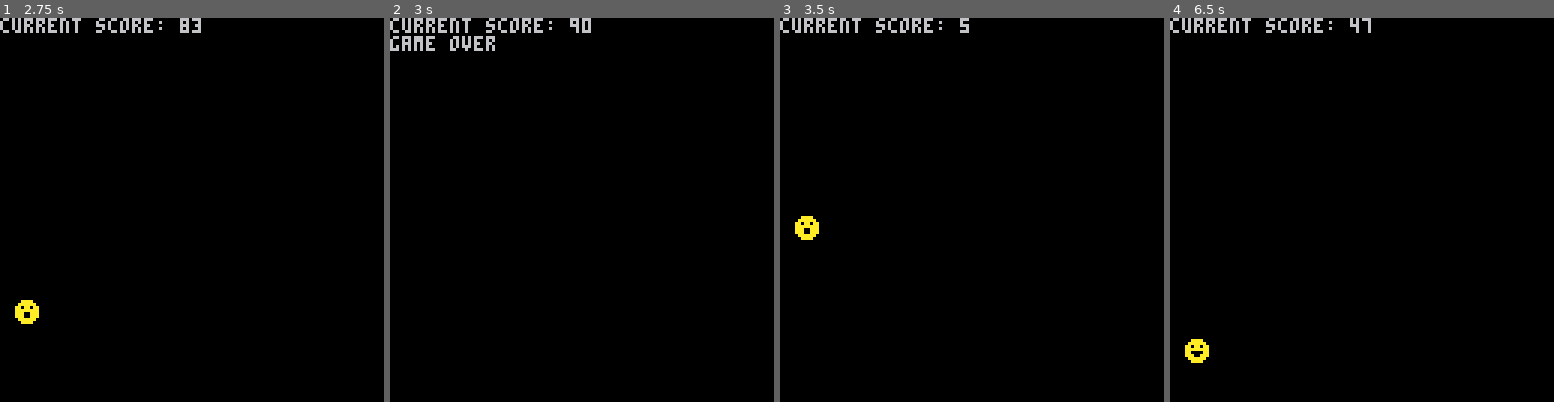
Above: before the commit, frames 1-4 (left to right).
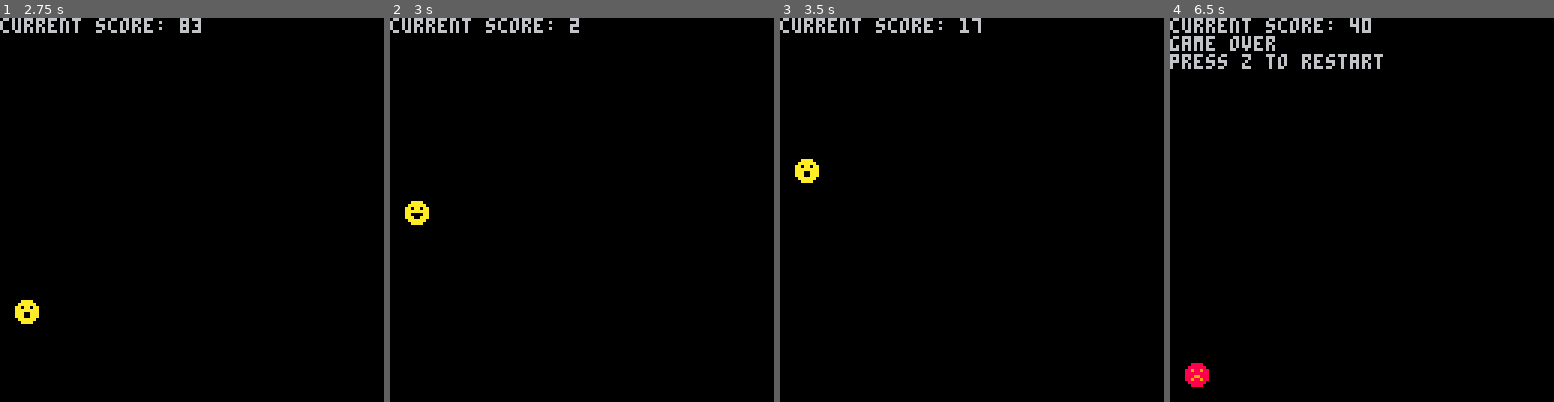
Above: after the commit, the same moments.

Repository: TechyTrickster/pico-8-game
Game: PICO-8 cartridge pico-flapper.p8
The game is run twice, just before and just after one commit, with the same random seed, the same clock (stepped at 60 frames per second) and the same inputs.
Inputs:
- Up to frame 1 (2.75 s): tap X (X key) at 0.33, 1.07, 1.85 s; tap O (Z key) at 0.7, 1.7, 2.1, 2.5 s
- Up to frame 2 (3 s): tap O (Z key) at 2.9 s; tap X (X key) at 2.97 s
- Up to frame 3 (3.5 s): tap O (Z key) at 3.3 s
- Up to frame 4 (6.5 s): tap O (Z key) every 0.4 s from 3.7 to 6.1 s; tap X (X key) at 4.08, 5.2, 6.32 s

Frame 1 is identical in both runs. In frame 2, 0.9% of the frame differs, in the area x 0-53%, y 0-54%; in frame 3, 0.6%; in frame 4, 2.0%, in the area x 0-56%, y 0-97%.

Commit message:
added code to handle rendering and updating of obstacles

Diff:
--- a/pico-flapper.p8
+++ b/pico-flapper.p8
@@ -3,8 +3,7 @@
 __lua__
 
 player = {}
-obstaclesCurrent = {}
-obstaclesNext = {}
+obstacles = {}
 screen_height = 128
 screen_width = 128
 sprite_height = 16
@@ -29,15 +28,15 @@
 
 
 function reset_game()
+    print("resetting")
     make_player()
     game_over = false
 end
 
 
 function _init()
-    make_player()
+    reset_game()
     gravity = 0.3
-    game_over = false
     menuitem(1, "reset game", reset_game())
 end
 
@@ -79,13 +78,25 @@
     player.y += player.dy
     player.dy += gravity
 
-    game_over = (player.y < 0) or (player.y > screen_height)
+    game_over = (player.y < 0) or (player.y > (screen_height - sprite_height))
 end
 
 
 function conditionally_reset_game()
     if btn(4) then
         reset_game()
+    end
+end
+
+
+
+function update_obstacles()
+    for element in all(obstacles) do
+        if (element.x > 0) and (element.x < screen_width) then
+        element.x += -1
+        else
+            del(obstacles, element)
+        end
     end
 end
 
@@ -99,9 +110,8 @@
     end
 end
 
-
-function draw_obstacles()
-
+function draw_pipe(input)
+    spr(input.sprite, input.x, input.y, false, input.is_top)
 end
 
 
@@ -113,6 +123,7 @@
         --player game over sequence, then reset with init
         sprite_number_to_draw = player.dead
         print("game over")
+        print("press z to restart")
     elseif player.dy > 0 then
         --player is falling
         sprite_number_to_draw = player.falling
@@ -121,7 +132,7 @@
         sprite_number_to_draw = player.alive
     end
 
-    draw_obstacles()
+    foreach(obstacles, draw_pipe) --draw obstacles
     spr(sprite_number_to_draw, player.x, player.y)
 end
 
